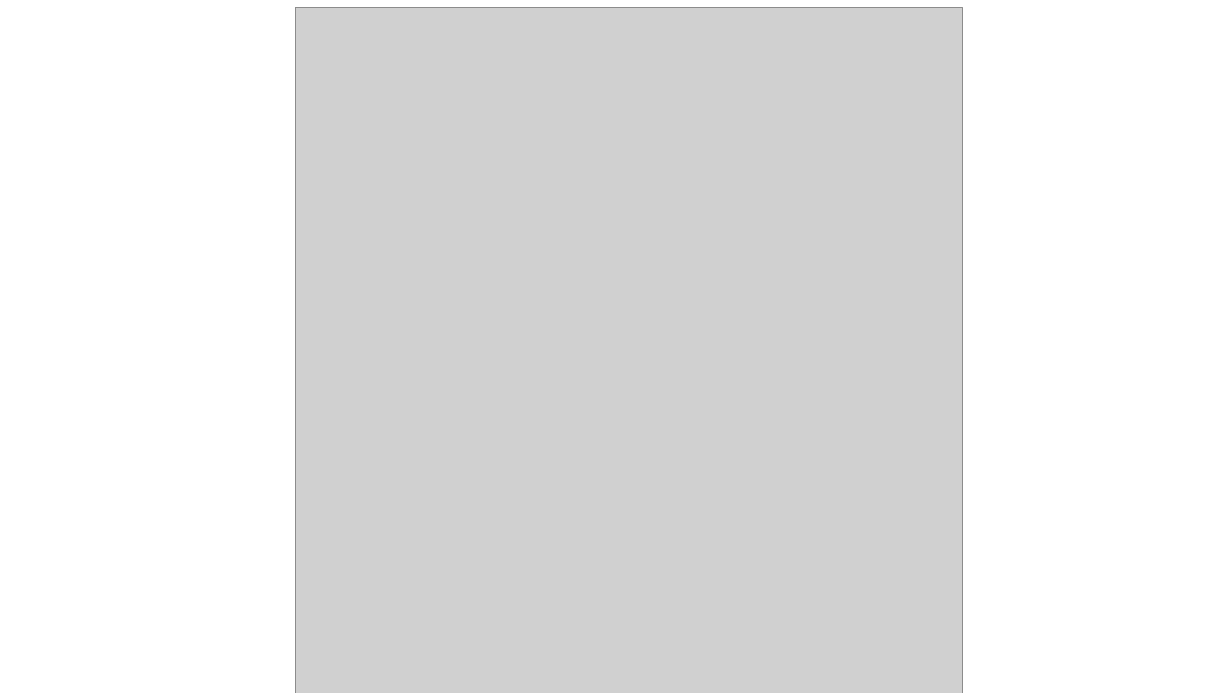
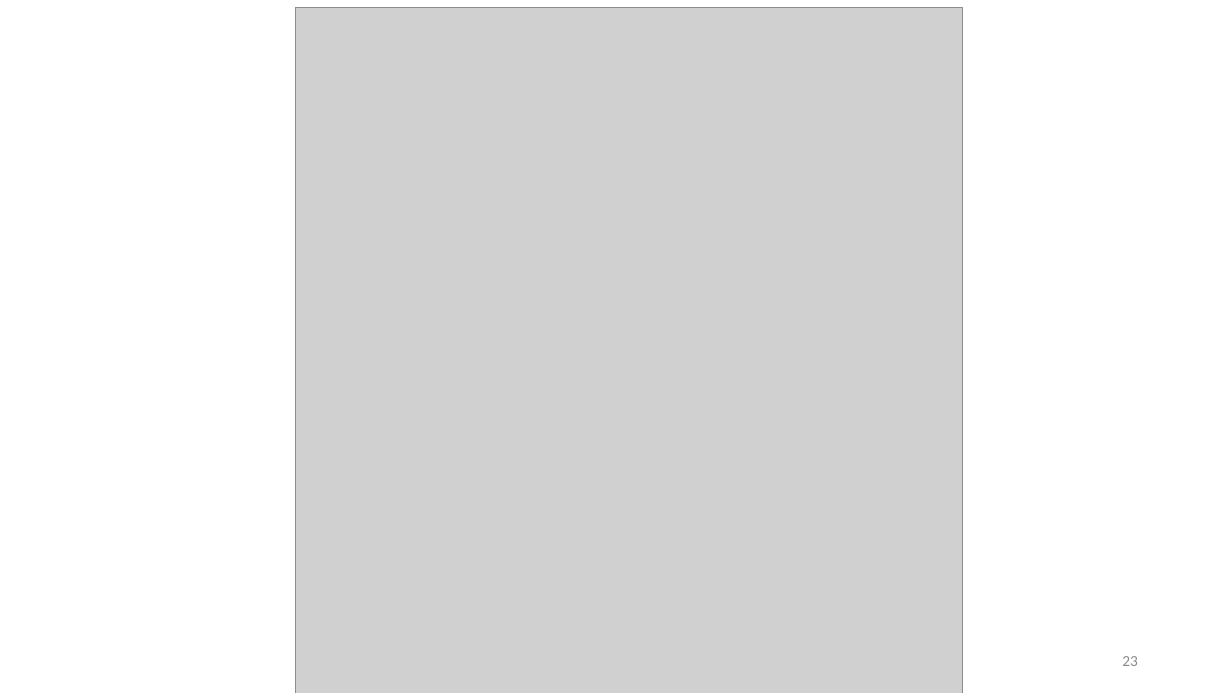
Before and after one commit to TavaresCarlos/TerrainIntelGIS, a slide deck: slide 23 of escrita/seminários/apresentacao.pptx (slide 18 before the commit). Drawn at 1232x693 pixels with LibreOffice and Linux fonts; fonts in the diff are those of the drawing; grey boxes stand for pictures. Boxes give left, top, right and bottom in pixels: in the first picture for what was removed or moved away, otherwise in the second. Text is boxed around its words. In the diff, an @@ line names an element or a change of style, - is before the commit and + after.

```diff
--- a/escrita/seminários/apresentacao.pptx
+++ b/escrita/seminários/apresentacao.pptx
@@ page number added at <box>1122,656,1138,666</box>, 12 pt, text #8C8C8C @@
+23
```
Also in this commit, not shown: 18 other slides changed, 6 slides added, 5 other files.
